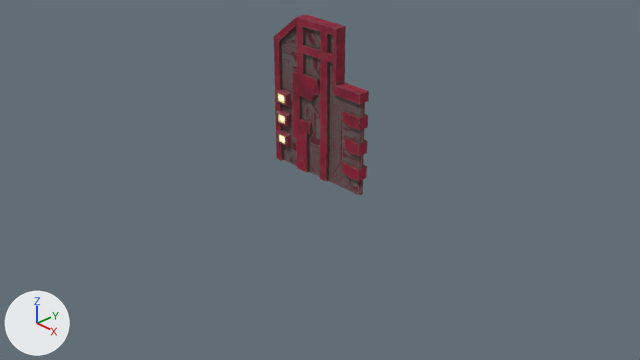
Renders of the Blender file keys/keys.pack/key.blend from each side of a commit.
Rendered twice from the file's camera 'Camera'. The axes (+X, +Y, +Z) are drawn at lower left. The lights are the same throughout.

The older version as bpy lines, for what is in view:
```python
me_mesh_key = bpy.data.meshes.new('mesh_key')
me_mesh_key.from_pydata(...)  # 404 vertices, 464 faces; spans x -0.74..0.75, y -0.14..0.14, z 0.0..2.0
me_mesh_key.polygons.foreach_set('use_smooth', [True] * 464)
me_mesh_key.materials.append(mat_key_lp)
ob_obj_key = bpy.data.objects.new('obj_key', me_mesh_key)
ob_obj_key.location = (0.0, 0.0, 0.0)
ob_obj_key.scale = (1.0, 0.704, 1.0)
```
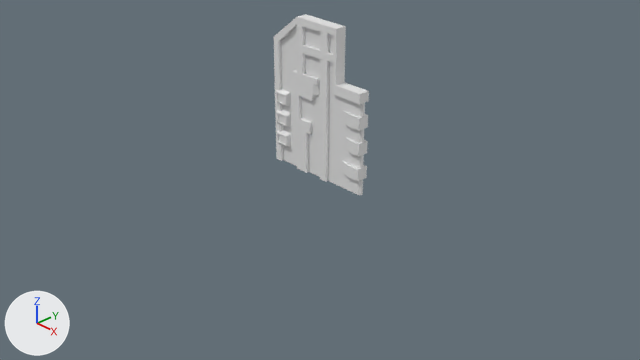
Patch to the scene script:
```diff
--- a/keys/keys.pack/key.blend.py
+++ b/keys/keys.pack/key.blend.py
@@ me_mesh_key @@
 me_mesh_key.from_pydata(...)  # 404 vertices, 464 faces; spans x -0.74..0.75, y -0.14..0.14, z 0.0..2.0
-me_mesh_key.materials.append(mat_key_lp)
```

What differs and where, as boxes (x1, y1, x2, y2) in the pictures (640 x 360 px):
'obj_key', recoloured (red to grey): (274, 14, 369, 195) in both
